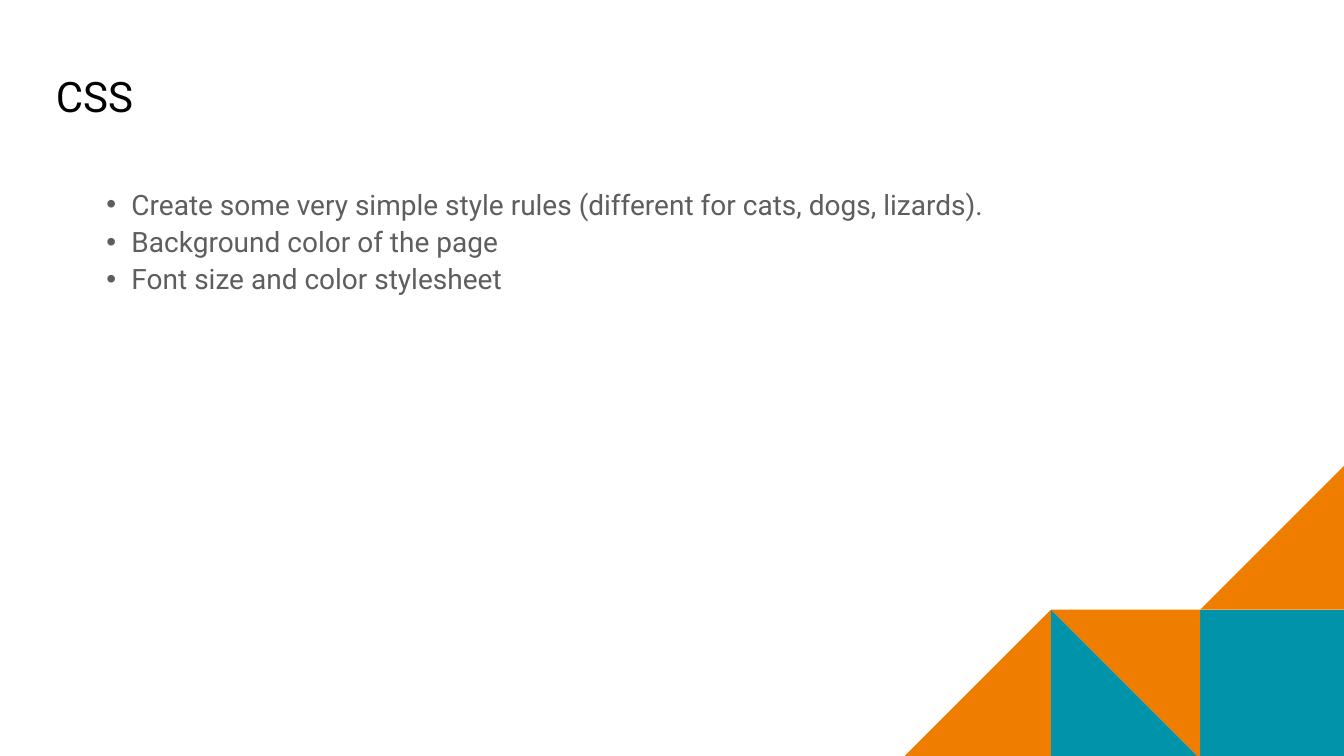
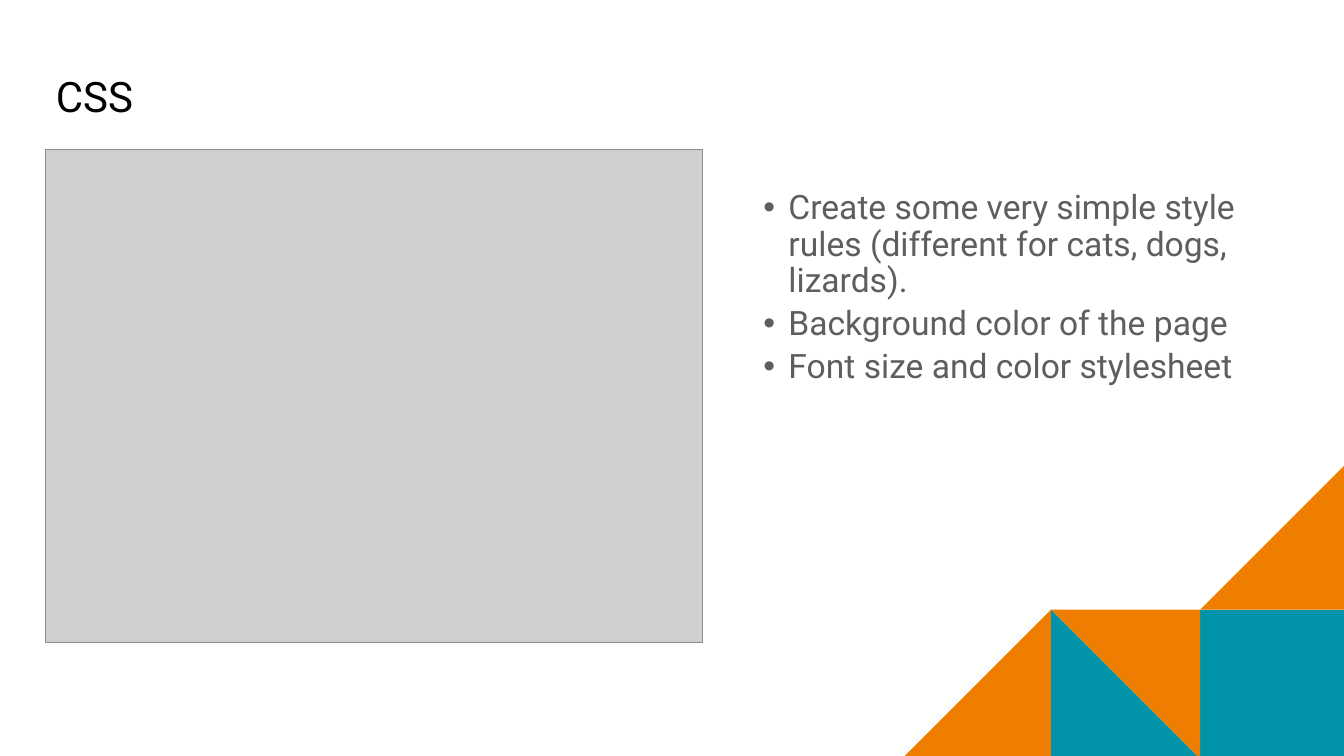
Before and after one commit to mr-eggleton/web-lit-core, a slide deck: slide 15 of final ppt/10-web-builders.pptx. Drawn at 1344x756 pixels with LibreOffice and Linux fonts; fonts in the diff are those of the drawing; grey boxes stand for pictures; background and template pictures are left out. Boxes give left, top, right and bottom in pixels: in the first picture for what was removed or moved away, otherwise in the second. Text is boxed around its words. In the diff, an @@ line names an element or a change of style, - is before the commit and + after.

```diff
--- a/final ppt/10-web-builders.pptx
+++ b/final ppt/10-web-builders.pptx
@@ picture added at (x1=45, y1=149, x2=703, y2=642) @@
@@ text "Create some very simple style ..." moved from (x1=131, y1=193, x2=982, y2=295) to (x1=788, y1=194, x2=1235, y2=385) @@
@@ text "Create some very simple style ..." at (x1=788, y1=194, x2=1235, y2=385): size 20 to 24 pt @@
```
Also in this commit, not shown: 6 other slides changed, 2 slides added, 1 slide removed, 17 other files.
